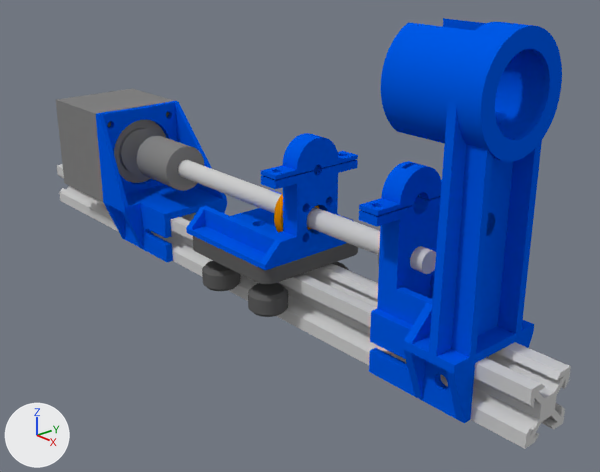
The Blender file blender/syringepump_1bar.blend as it was, and as the next commit left it.
Rendered twice from a camera (50 mm lens) standing at (2.3, -1.94, 1.46) and looking at (-0.05, 0.1, 0.26). Every picture has the same lights, and +X, +Y and +Z are marked at lower left.

Names of what the first picture shows: 'bodyclamp', 'bodymount', 'gantryplate', 'leadscrew', 'linearrails', 'plungerclamp', 'plungermount', 'shaftcoupler', 'stepper', 'steppermount', 'tr8nut', 'vslotminiwheel'.
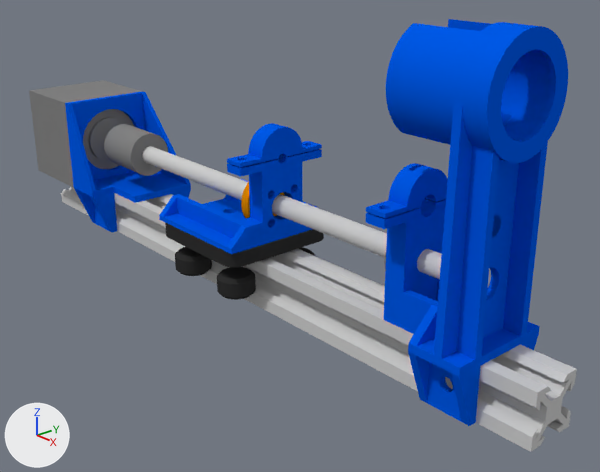
Commit message: updated syringe pump model

Not drawn themselves, but carrying or shaping drawn objects: ob_subtract9, ob_slot2, ob_holes8, ob_holes7, ob_holes6, ob_subtract5, ob_subtract8, ob_holes5, ob_subtract2, ob_holes2, ob_holes1, ob_subtract1, ob_cameramount.

What differs and where, as boxes (x1, y1, x2, y2) in the pictures (600 x 472 px; the box of a moved part takes in the faces that stretch with it):
'bodymount', reshaped, moved, modifiers changed: before (359, 18, 562, 423); after (366, 19, 568, 426)
'linearrails', mesh moved: before (57, 165, 571, 449); after (61, 187, 577, 452)
'steppermount', reshaped, moved (12% shorter): before (96, 101, 227, 262); after (65, 91, 191, 232)
'plungermount', moved: before (186, 160, 358, 270); after (159, 149, 322, 254)
'stepper', moved: before (56, 89, 174, 202); after (29, 80, 142, 188)
'leadscrew', mesh rescaled: before (178, 160, 436, 274); after (142, 146, 442, 280)
'gantryplate', recoloured, moved (grey to black): before (193, 236, 358, 284); after (165, 223, 324, 267)
'shaftcoupler', moved: before (137, 136, 204, 191); after (104, 124, 168, 176)
'plungerclamp', moved: before (261, 133, 358, 180); after (227, 123, 322, 167)
'vslotminiwheel', recoloured, moved: before (202, 261, 349, 317); after (175, 247, 315, 300)
'bodyclamp', moved: before (359, 161, 442, 216); after (366, 163, 448, 218)
'tr8nut', moved: before (274, 193, 319, 232); after (241, 182, 285, 218)
'ballbearing', mesh rescaled, moved: before (378, 248, 380, 265); after (385, 253, 386, 269)
part 2 of me_cube_005, moved or reshaped: before (96, 101, 189, 262); after (68, 92, 154, 232)
part 4 of me_cube_008, moved or reshaped: before (359, 194, 441, 396); after (366, 197, 446, 334)

Edits to the bpy script that builds the scene:
```text
Change mat_material_008:
    mat_material_008.base_color: (0.115, 0.115, 0.115) -> (0.0311, 0.0311, 0.0311)  # dark grey #5f5f5f -> black #313131
Change me_cylinder_004:
    where me_cylinder_004.from_pydata(...)  # 64 vertices, 34 faces; spans x -0.04..0.04, y -0.04..0.04, z -0.81..0.7
    used by ob_leadscrew; location = (0.0, 0.0, 0.411); rotation_euler = (1.571, 0.0, 1.571), in degrees (90, 0, 90)
    me_cylinder_004 part 1: the whole mesh is scaled about its middle by (1, 1, 1.32), then moved by (0.0, 0.0, -0.06)
Change me_cube_005:
    where me_cube_005.from_pydata(...)  # 50 vertices, 45 faces; spans x -1.1..-0.7, y -0.212..0.211, z 0.0..0.623
    me_cube_005 part 2
    2 vertices are removed from x -0.7, y -0.13..-0.1, z 0.0
    7 faces are deleted
    4 vertices move from x -1.1..-0.7, y -0.13..0.0, z 0.23..0.62 to x -1.1..-0.7, y -0.1..0.0, z 0.23..0.623
    2 vertices are added at (-0.9, -0.1, 0.2), (-0.9, -0.1, 0.0)
    7 new faces join them
Change me_cube_003:
    where me_cube_003.from_pydata(...)  # 72 vertices, 38 faces; spans x -1.82..1.18, y -0.1..0.1, z 0.0..0.2
    me_cube_003 part 3: the whole mesh is moved by (0.02, 0.0, 0.0)
Change me_cube_008:
    remove me_cube_008.from_pydata(...)  # 111 vertices, 112 faces; spans x 0.81..1.22, y -0.2..0.2, z 0.0..1.0
    add me_cube_008.from_pydata(...)  # 110 vertices, 111 faces; spans x 0.82..1.22, y -0.2..0.2, z 0.0..1.0
    me_cube_008 part 4
    5 vertices are removed from x 0.81, y -0.13..-0.1, z 0.0..0.23
    10 faces are deleted
    36 vertices in x 0.81..0.89, y -0.2..0.2, z 0.0..0.6 move by (0.01, 0.0, 0.0)
    4 vertices are added at (1.02, -0.1, 0.0), (0.82, -0.1, 0.23), (1.02, -0.1, 0.2), (0.82, -0.1, 0.2)
    9 new faces join them
Change ob_slot2:
    ob_slot2.location: (0.0, 0.0, 0.0) -> (-0.3, 0.0, 0.0)
Change ob_holes8:
    ob_holes8.location: (0.0, 0.0, 0.0) -> (-0.2, 0.0, 0.0)
Change ob_holes7:
    ob_holes7.location: (-0.24, 0.0, 0.1) -> (-0.22, 0.0, 0.1)
Change ob_holes6:
    ob_holes6.location: (0.0, 0.0, 0.0) -> (0.02, 0.0, 0.0)
Change ob_subtract5:
    ob_subtract5.location: (-0.24, 0.0, 0.6) -> (-0.22, 0.0, 0.6)
Change ob_subtract8:
    ob_subtract8.location: (-0.78, 0.0, 0.9) -> (-0.98, 0.0, 0.9)
Change ob_holes5:
    ob_holes5.location: (0.12, 0.0, 0.0) -> (-0.08, 0.0, 0.0)
Change ob_plungerclamp:
    ob_plungerclamp.location: (0.12, 0.0, 0.6) -> (-0.08, 0.0, 0.6)
Change ob_subtract2:
    ob_subtract2.location: (0.12, 0.0, 0.411) -> (-0.08, 0.0, 0.411)
Change ob_plungermount:
    ob_plungermount.location: (0.12, 0.0, 0.411) -> (-0.08, 0.0, 0.411)
Change ob_tr8nut:
    ob_tr8nut.location: (0.12, 0.0, 0.0) -> (-0.08, 0.0, 0.0)
Change ob_gantryplate:
    ob_gantryplate.location: (-0.09, 0.0, 0.0) -> (-0.29, 0.0, 0.0)
Change ob_vslotminiwheel:
    ob_vslotminiwheel.location: (-0.09, 0.0, 0.0) -> (-0.29, 0.0, 0.0)
Change ob_bodyclamp:
    ob_bodyclamp.location: (0.61, 0.0, 0.6) -> (0.63, 0.0, 0.6)
Change ob_ballbearing:
    ob_ballbearing.location: (-0.24, 0.0, 0.0) -> (-0.22, 0.0, 0.0)
Change ob_holes2:
    ob_holes2.location: (0.0, 0.0, 0.0) -> (-0.3, 0.0, 0.0)
Change ob_stepper:
    ob_stepper.location: (-1.5, 0.0, 0.411) -> (-1.8, 0.0, 0.411)
Change ob_holes1:
    ob_holes1.location: (0.0, 0.0, 0.0) -> (-0.6, 0.0, 0.0)
Change ob_shaftcoupler:
    ob_shaftcoupler.location: (-0.8, 0.0, 0.411) -> (-1.1, 0.0, 0.411)
Change ob_subtract1:
    ob_subtract1.location: (0.0, 0.0, 0.411) -> (-0.3, 0.0, 0.411)
Change ob_steppermount:
    ob_steppermount.location: (0.0, 0.0, 0.0) -> (-0.3, 0.0, 0.0)
Change ob_cameramount:
    ob_cameramount.location: (0.0, 0.0, 0.0) -> (0.02, 0.0, 0.0)
Change ob_bodymount:
    ob_bodymount.location: (-0.24, 0.0, 0.0) -> (-0.22, 0.0, 0.0)
    add _m = ob_bodymount.modifiers.new('Boolean.003', 'BOOLEAN')
    add _m.object = ob_subtract9
    add _m.solver = 'FLOAT'
Add ob_subtract9:
    ob_subtract9 = bpy.data.objects.new('subtract9', me_cylinder_010.copy())  # the mesh of ob_subtract2
    ob_subtract9.location = (0.94, 0.0, 0.411)
    ob_subtract9.rotation_euler = (1.571, 0.0, 1.571)  # degrees (90, 0, 90)
```
